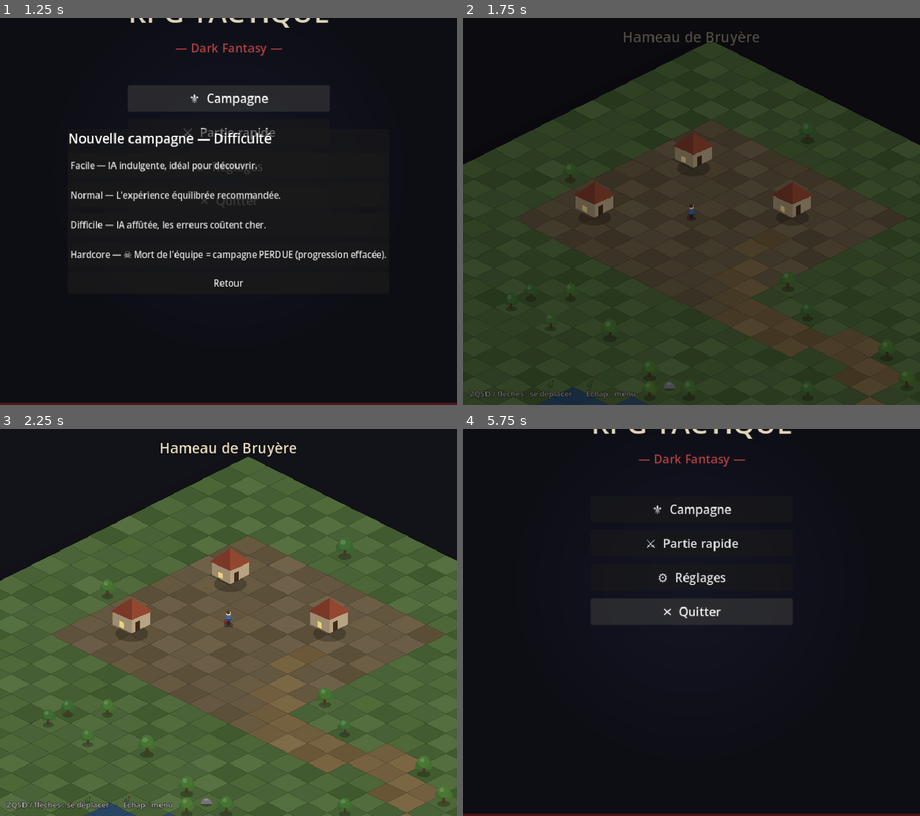
Above: before the commit, frames 1-4 (two rows, left to right).
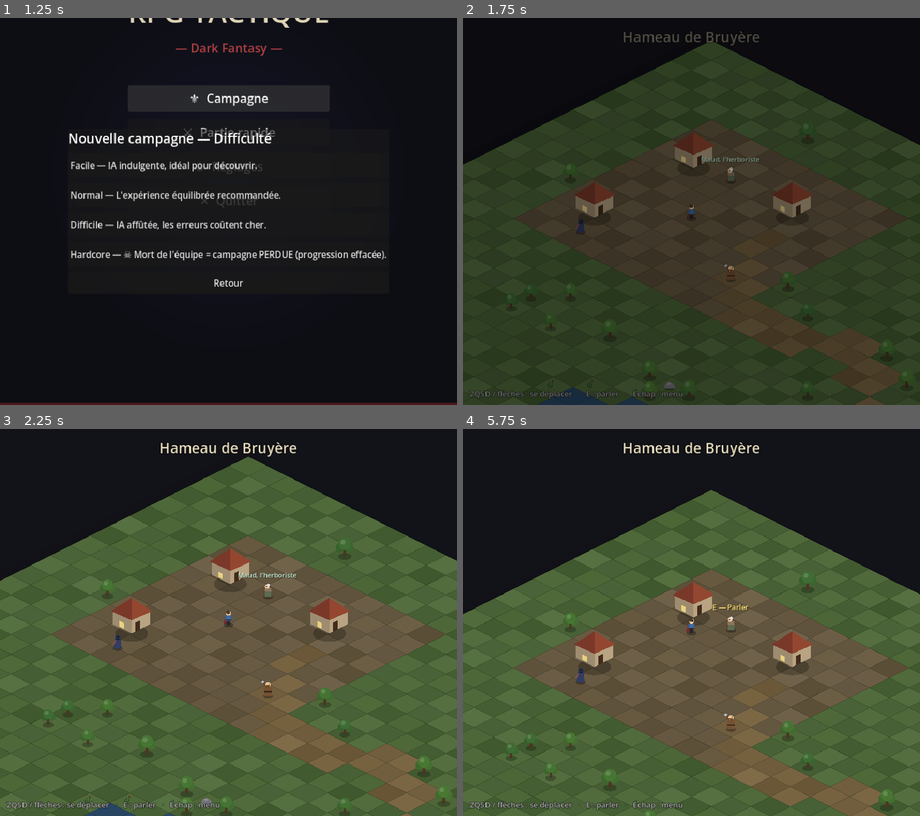
Above: after the commit, the same moments.

Repository: bodji27200-web/mon-jeux-video-
Game: Godot game, scene res://Title.tscn
Two runs of this game, one before a commit and one after it. Both use one fixed random seed, a clock stepped at 60 frames per second and the inputs below.
Inputs (mouse positions are in pixels of both pictures, inside the frame that each line leads up to):
- Up to frame 1 (1.25 s): click "⚜ Campagne" at 0.5 s
- Up to frame 2 (1.75 s): click "Normal — L'expérience équilib…" at 1.25 s
- Up to frame 3 (2.25 s): tap Enter (ui_accept) at 2 s; move the mouse to (205, 699) at 2.02 s; hold W from 2.03 s (still down); tap E at 2.1 s; click (205, 699) at 2.17 s
- Up to frame 4 (5.75 s): tap Enter (ui_accept) at 2.27, 3.02, 4.52, 5.27 s; move the mouse to (828, 680) at 2.77 s; tap E every 0.75 s from 2.85 to 5.1 s; move the mouse to (554, 564) at 3.52 s; release W at 3.53 s; hold A 3.53-5.03 s; move the mouse to (714, 622) at 4.27 s; click (714, 622) at 4.42 s; move the mouse to (622, 525) at 5.02 s; hold S from 5.03 s (still down); tap Escape at 5.65 s

Frame 1 is identical in both runs. In frame 2, 0.3% of the frame differs, in the area x 24-65%, y 35-99%; in frame 3, 0.5%; in frame 4, 70%, in the area x 0-100%, y 0-100%.

Commit message:
Campagne phase 2 : PNJ vivants + dialogues à conséquences
- 3 PNJ dessinés à la main dans le hameau : Maud (herboriste), Garin
  (bûcheron), Sera (étrangère) — touche E pour parler, monde en pause
- Dialogues data-driven à choix : drapeaux mémorisés dans la sauvegarde
  ([campaign] flags), règles d'entrée par PNJ (drapeaux + ennemis vaincus)
- Vraies conséquences : Maud vexée à jamais, quête de Garin (nettoyer le
  bois) qui débloque le Lancier, Sera dénoncée quitte le monde
- Validé headless : spawn, choix, drapeaux, récompense, départ de Sera

https://claude.ai/code/session_01EpgfsrtgHrc32ugg4f27MT

Diff:
--- a/GameData.gd
+++ b/GameData.gd
@@ -536,6 +536,17 @@
 var campaign_difficulty := "normal"  # choisie au début de la campagne ;
                                      # hardcore = mort de l'équipe → campagne effacée
 var campaign_saved_at := ""          # horodatage de la dernière sauvegarde (affiché au menu)
+var campaign_flags := {}             # mémoire des choix (PNJ, quêtes) : clé -> bool
+
+
+# Pose un drapeau de campagne (choix mémorisé) sans sauvegarder (l'appelant
+# regroupe ses set_flag puis appelle save_campaign une seule fois).
+func set_flag(key: String, value := true) -> void:
+	campaign_flags[key] = value
+
+
+func get_flag(key: String) -> bool:
+	return bool(campaign_flags.get(key, false))
 
 
 # Sauvegarde la campagne en l'horodatant (date/heure affichées au menu Campagne).
@@ -548,13 +559,15 @@
 func clear_campaign() -> void:
 	campaign_pos = Vector2(-1, -1)
 	campaign_defeated = []
+	campaign_flags = {}
 	campaign_saved_at = ""
 	save_settings()
 
 
 # Une campagne est-elle en cours (sauvegarde existante) ?
 func has_campaign() -> bool:
-	return campaign_pos.x >= 0.0 or campaign_defeated.size() > 0
+	return campaign_pos.x >= 0.0 or campaign_defeated.size() > 0 \
+			or campaign_flags.size() > 0
 
 
 func _ready() -> void:
@@ -601,6 +614,7 @@
 	cfg.set_value("campaign", "defeated", campaign_defeated)
 	cfg.set_value("campaign", "difficulty", campaign_difficulty)
 	cfg.set_value("campaign", "saved_at", campaign_saved_at)
+	cfg.set_value("campaign", "flags", campaign_flags)
 	cfg.save(SETTINGS_PATH)
 
 
@@ -620,3 +634,4 @@
 	campaign_defeated = cfg.get_value("campaign", "defeated", [])
 	campaign_difficulty = str(cfg.get_value("campaign", "difficulty", "normal"))
 	campaign_saved_at = str(cfg.get_value("campaign", "saved_at", ""))
+	campaign_flags = cfg.get_value("campaign", "flags", {})
--- a/Overworld.gd
+++ b/Overworld.gd
@@ -45,6 +45,116 @@
 	 "team": ["veilleur_murmures"], "hue": Color(0.45, 0.28, 0.66)},
 ]
 
+# --- PNJ du hameau (data-driven : un PNJ = des données, zéro code dédié) ---
+# Chaque PNJ choisit son dialogue d'entrée : première règle satisfaite, sinon
+# "fallback". Une règle = un drapeau requis (+ option "foes_down" : ennemis
+# vaincus requis). "hide_flag" : si ce drapeau est posé, le PNJ a quitté le monde.
+const NPCS := [
+	{"id": "maud", "name": "Maud, l'herboriste", "pos": Vector2(7.6, 6.6), "figure": "herboriste",
+	 "rules": [
+		{"flag": "maud_vexee", "dialogue": "maud_froide"},
+		{"flag": "maud_amie", "dialogue": "maud_revoit"},
+	 ], "fallback": "maud_intro"},
+	{"id": "garin", "name": "Garin, le bûcheron", "pos": Vector2(12.6, 11.6), "figure": "bucheron",
+	 "rules": [
+		{"flag": "garin_recompense", "dialogue": "garin_fin"},
+		{"flag": "garin_accepte", "foes_down": ["loup_solitaire", "rodeurs_bois"],
+		 "dialogue": "garin_reward"},
+		{"flag": "garin_accepte", "dialogue": "garin_attente"},
+		{"flag": "garin_refuse", "dialogue": "garin_retente"},
+	 ], "fallback": "garin_intro"},
+	{"id": "sera", "name": "Sera, l'étrangère", "pos": Vector2(6.4, 13.0), "figure": "etrangere",
+	 "hide_flag": "sera_denoncee",
+	 "rules": [
+		{"flag": "sera_proche", "dialogue": "sera_revoit"},
+	 ], "fallback": "sera_intro"},
+]
+
+# Dialogues : texte + choix. Un choix peut poser des drapeaux ("set"), débloquer
+# une classe ("unlock") et enchaîner sur un autre dialogue ("next", sinon fermer).
+const DIALOGUES := {
+	# — Maud : écouter ou mépriser ; elle s'en souviendra. —
+	"maud_intro": {
+		"speaker": "Maud, l'herboriste",
+		"text": "Encore un qui lorgne vers l'est... Le bois murmure, petit. Ceux qui n'écoutent pas finissent dans la vase. Tu veux le conseil d'une vieille femme ?",
+		"choices": [
+			{"label": "« Je vous écoute. »", "set": {"maud_amie": true}, "next": "maud_conseil"},
+			{"label": "« Gardez vos radotages, la vieille. »", "set": {"maud_vexee": true}, "next": "maud_vexe"},
+		]},
+	"maud_conseil": {
+		"speaker": "Maud, l'herboriste",
+		"text": "Le maître du bois ne se laisse pas fuir : quand on l'affronte, c'est jusqu'au bout. Ses ronces fauchent tout ce qui se serre — n'avance pas en rang d'oignons, écarte tes gens.",
+		"choices": [{"label": "« Merci, Maud. »"}]},
+	"maud_revoit": {
+		"speaker": "Maud, l'herboriste",
+		"text": "Toujours vivant, petit ? Les murmures parlent de toi. Souviens-toi : écartés face aux ronces, et garde celui qui soigne loin des crocs.",
+		"choices": [{"label": "« À bientôt. »"}]},
+	"maud_vexe": {
+		"speaker": "Maud, l'herboriste",
+		"text": "... Comme tu veux. Le bois t'apprendra mieux que moi.",
+		"choices": [{"label": "(Partir)"}]},
+	"maud_froide": {
+		"speaker": "Maud, l'herboriste",
+		"text": "J'ai rien pour les malpolis. Va donc écouter le bois, puisqu'il te tarde.",
+		"choices": [{"label": "(Partir)"}]},
+	# — Garin : un marché ; le tenir récompense (déblocage de classe). —
+	"garin_intro": {
+		"speaker": "Garin, le bûcheron",
+		"text": "J'peux plus couper une bûche : un loup et une bande de rôdeurs squattent ma clairière. Nettoie-moi le bois — le loup ET les rôdeurs — et j'te montre c'que j'sais du métier des armes. Marché conclu ?",
+		"choices": [
+			{"label": "« Marché conclu. »", "set": {"garin_accepte": true, "garin_refuse": false}, "next": "garin_topla"},
+			{"label": "« Débrouille-toi. »", "set": {"garin_refuse": true}, "next": "garin_decu"},
+		]},
+	"garin_topla": {
+		"speaker": "Garin, le bûcheron",
+		"text": "Topez là ! Le loup rôde à l'orée, les rôdeurs plus au fond. Reviens me voir quand c'est fait.",
+		"choices": [{"label": "(Partir)"}]},
+	"garin_decu": {
+		"speaker": "Garin, le bûcheron",
+		"text": "Ouais... comme tout le monde ici. Si tu changes d'avis, tu sais où me trouver.",
+		"choices": [{"label": "(Partir)"}]},
+	"garin_retente": {
+		"speaker": "Garin, le bûcheron",
+		"text": "T'as changé d'avis ? Le marché tient toujours : le loup et les rôdeurs hors de ma clairière, et j'te montre le métier des armes.",
+		"choices": [
+			{"label": "« C'est d'accord. »", "set": {"garin_accepte": true, "garin_refuse": false}, "next": "garin_topla"},
+			{"label": "« Non, toujours pas. »"},
+		]},
+	"garin_attente": {
+		"speaker": "Garin, le bûcheron",
+		"text": "Alors, ce bois ? J'entends encore ces sales bêtes d'ici... Le loup de l'orée et les rôdeurs du fond, et on est quittes.",
+		"choices": [{"label": "« J'y travaille. »"}]},
+	"garin_reward": {
+		"speaker": "Garin, le bûcheron",
+		"text": "Par ma hache, t'as vraiment nettoyé la clairière ! Un marché est un marché : viens là, j'te montre la garde du lancier — c'est comme tenir un grand merlin, regarde...",
+		"choices": [{"label": "« Montre-moi. »", "set": {"garin_recompense": true}, "unlock": "lancier"}]},
+	"garin_fin": {
+		"speaker": "Garin, le bûcheron",
+		"text": "Alors, cette garde de lancier, ça rentre ? Ma clairière te dit merci. Si un jour j'recroise du gibier à problèmes, j'saurai qui appeler.",
+		"choices": [{"label": "« Bon bois, Garin. »"}]},
+	# — Sera : un secret ; le garder ou la dénoncer change le monde. —
+	"sera_intro": {
+		"speaker": "Sera, l'étrangère",
+		"text": "Toi non plus, t'es pas d'ici, pas vrai ?... Bon. Je me cache : les rôdeurs du bois étaient mes frères de route, avant que je déserte. Si le hameau l'apprend, on me chassera. Tu vas leur dire ?",
+		"choices": [
+			{"label": "« Ton secret est en sécurité. »", "set": {"sera_proche": true}, "next": "sera_confiance"},
+			{"label": "« Ces gens méritent la vérité. »", "set": {"sera_denoncee": true}, "next": "sera_chassee"},
+			{"label": "(Ne rien promettre et partir)"},
+		]},
+	"sera_confiance": {
+		"speaker": "Sera, l'étrangère",
+		"text": "Alors tiens, un conseil de déserteuse : les rôdeurs paniquent quand leur meneur tombe en premier. Et... merci. Je ne l'oublierai pas.",
+		"choices": [{"label": "(Partir)"}]},
+	"sera_chassee": {
+		"speaker": "Sera, l'étrangère",
+		"text": "...Je vois. J'aurai quitté le hameau avant la nuit. J'espère que tu sauras vivre avec ce choix — le bois, lui, s'en souviendra.",
+		"choices": [{"label": "(La regarder partir)"}]},
+	"sera_revoit": {
+		"speaker": "Sera, l'étrangère",
+		"text": "Toujours muette, ma langue. Toi, tâche de rester vivant : le meneur d'abord, souviens-toi.",
+		"choices": [{"label": "« Compris. »"}]},
+}
+
 # Damier de sol 2 tons par type de terrain (style diorama du jeu).
 const GROUND_COLORS := {
 	"herbe":   [Color(0.318, 0.420, 0.235), Color(0.270, 0.368, 0.200)],
@@ -66,11 +176,20 @@
 var _camera: Camera2D
 var _player: Walker
 var _foes: Array = []
+var _npcs: Array = []
 var _fade: ColorRect
 var _zone_label: Label
 var _zone_current := ""
 var _locked := false  # vrai pendant la transition vers le combat
 var _grace := 1.5     # délai sans contact au retour de combat (anti re-déclenchement)
+# Dialogue en cours (le monde est en pause pendant qu'on parle).
+const TALK_RANGE := 1.6
+var _talking := false
+var _dlg_npc: Walker = null
+var _dlg_panel: PanelContainer
+var _dlg_speaker: Label
+var _dlg_text: Label
+var _dlg_choices: VBoxContainer
 
 
 func _ready() -> void:
@@ -237,6 +356,19 @@
 		w.wander_target = fs.pos
 		_entities.add_child(w)
 		_foes.append(w)
+	# PNJ du hameau (sauf ceux qui ont quitté le monde suite à un choix).
+	for n in NPCS:
+		if n.has("hide_flag") and GameData.get_flag(n.hide_flag):
+			continue
+		var w := Walker.new()
+		w.kind = "npc"
+		w.npc_id = n.id
+		w.figure = n.figure
+		w.label = n.name
+		w.mpos = n.pos
+		w.position = map_to_world(n.pos)
+		_entities.add_child(w)
+		_npcs.append(w)
 	# Caméra qui suit le joueur, bornée à la maquette.
 	_camera = Camera2D.new()
 	_camera.position_smoothing_enabled = true
@@ -263,13 +395,36 @@
 	_zone_label.add_theme_constant_override("outline_size", 6)
 	layer.add_child(_zone_label)
 	var hint := Label.new()
-	hint.text = "ZQSD / flèches : se déplacer   ·   Échap : menu"
+	hint.text = "ZQSD / flèches : se déplacer   ·   E : parler   ·   Échap : menu"
 	hint.position = Vector2(12, 704 - 30)
 	hint.add_theme_font_size_override("font_size", 14)
 	hint.add_theme_color_override("font_color", Color(0.85, 0.85, 0.85, 0.8))
 	hint.add_theme_color_override("font_outline_color", Color(0, 0, 0, 0.8))
 	hint.add_theme_constant_override("outline_size", 4)
 	layer.add_child(hint)
+	# Boîte de dialogue (cachée par défaut) : nom du PNJ, texte, choix cliquables.
+	_dlg_panel = PanelContainer.new()
+	_dlg_panel.position = Vector2(56, 440)
+	_dlg_panel.custom_minimum_size = Vector2(720, 0)
+	_dlg_panel.visible = false
+	layer.add_child(_dlg_panel)
+	var vb := VBoxContainer.new()
+	vb.add_theme_constant_override("separation", 8)
+	_dlg_panel.add_child(vb)
+	_dlg_speaker = Label.new()
+	_dlg_speaker.add_theme_font_size_override("font_size", 20)
+	_dlg_speaker.add_theme_color_override("font_color", Color(0.95, 0.82, 0.45))
+	vb.add_child(_dlg_speaker)
+	_dlg_text = Label.new()
+	_dlg_text.autowrap_mode = TextServer.AUTOWRAP_WORD_SMART
+	_dlg_text.custom_minimum_size = Vector2(700, 0)
+	_dlg_text.add_theme_font_size_override("font_size", 17)
+	_dlg_text.add_theme_color_override("font_color", Color(0.92, 0.90, 0.84))
+	vb.add_child(_dlg_text)
+	_dlg_choices = VBoxContainer.new()
+	_dlg_choices.add_theme_constant_override("separation", 4)
+	vb.add_child(_dlg_choices)
+
 	_fade = ColorRect.new()
 	_fade.position = Vector2.ZERO
 	_fade.size = Vector2(832, 704)
@@ -283,9 +438,10 @@
 func _process(delta: float) -> void:
 	if _grace > 0.0:
 		_grace -= delta
-	if not _locked:
+	if not _locked and not _talking:
 		_move_player(delta)
 		_update_foes(delta)
+		_update_npcs()
 	_player.position = map_to_world(_player.mpos)
 	for f in _foes:
 		f.position = map_to_world(f.mpos)
@@ -294,10 +450,140 @@
 
 
 func _unhandled_input(event: InputEvent) -> void:
-	if event is InputEventKey and event.pressed and event.keycode == KEY_ESCAPE and not _locked:
+	if not (event is InputEventKey) or not event.pressed or _locked:
+		return
+	if event.keycode == KEY_ESCAPE:
+		if _talking:
+			_close_dialogue()
+			return
 		GameData.campaign_pos = _player.mpos
 		GameData.save_campaign()
 		get_tree().change_scene_to_file("res://Title.tscn")
+	# E : parler au PNJ à portée (les choix se font à la souris).
+	if event.physical_keycode == KEY_E and not _talking:
+		var npc := _nearest_npc()
+		if npc:
+			_open_dialogue(npc)
+
+
+# PNJ : immobiles, mais se tournent vers le joueur proche (et affichent l'invite).
+func _update_npcs() -> void:
+	for n in _npcs:
+		var dist: float = n.mpos.distance_to(_player.mpos)
+		n.show_label = dist < 4.0
+		n.prompt = dist < TALK_RANGE
+		if dist < 4.0:
+			var wx := map_to_world(_player.mpos).x - map_to_world(n.mpos).x
+			if absf(wx) > 4.0:
+				n.face = 1.0 if wx > 0.0 else -1.0
+
+
+func _nearest_npc() -> Walker:
+	var best: Walker = null
+	var best_d := TALK_RANGE
+	for n in _npcs:
+		var d: float = n.mpos.distance_to(_player.mpos)
+		if d < best_d:
+			best_d = d
+			best = n
+	return best
+
+
+# --- Dialogues à choix (data-driven : NPCS + DIALOGUES) ---
+
+# Choisit le dialogue d'entrée d'un PNJ : première règle satisfaite, sinon fallback.
+func _npc_entry_dialogue(npc_id: String) -> String:
+	for n in NPCS:
+		if n.id != npc_id:
+			continue
+		for r in n.get("rules", []):
+			if not GameData.get_flag(r.flag):
+				continue
+			var ok := true
+			for foe_id in r.get("foes_down", []):
+				if not GameData.campaign_defeated.has(foe_id):
+					ok = false
+					break
+			if ok:
+				return r.dialogue
+		return n.fallback
+	return ""
+
+
+func _open_dialogue(npc: Walker) -> void:
+	var did := _npc_entry_dialogue(npc.npc_id)
+	if did == "" or not DIALOGUES.has(did):
+		return
+	_talking = true
+	_dlg_npc = npc
+	_player.moving = false
+	Audio.play_sfx("click")
+	_show_dialogue(did)
+
+
+func _show_dialogue(did: String) -> void:
+	var d: Dictionary = DIALOGUES[did]
+	_dlg_speaker.text = str(d.speaker)
+	_dlg_text.text = str(d.text)
+	for c in _dlg_choices.get_children():
+		c.queue_free()
+	for choice in d.choices:
+		var b := Button.new()
+		b.text = str(choice.label)
+		b.alignment = HORIZONTAL_ALIGNMENT_LEFT
+		b.focus_mode = Control.FOCUS_NONE
+		b.custom_minimum_size = Vector2(0, 34)
+		var ch: Dictionary = choice
+		b.pressed.connect(func(): _on_choice(ch))
+		_dlg_choices.add_child(b)
+	_dlg_panel.visible = true
+
+
+func _on_choice(choice: Dictionary) -> void:
+	Audio.play_sfx("click")
+	var changed := false
+	for key in choice.get("set", {}):
+		GameData.set_flag(key, bool(choice.set[key]))
+		changed = true
+	# Récompense : déblocage d'une classe par l'exploration (vision du jeu).
+	var cid: String = str(choice.get("unlock", ""))
+	if cid != "" and not GameData.is_unlocked(cid):
+		GameData.unlocked.append(cid)
+		changed = true
+		_announce("⚔ Classe débloquée : %s !" % str(GameData.CLASSES[cid].name))
+	if changed:
+		GameData.campaign_pos = _player.mpos
+		GameData.save_campaign()
+	if choice.has("next"):
+		_show_dialogue(str(choice.next))
+	else:
+		_close_dialogue()
+
+
+func _close_dialogue() -> void:
+	_dlg_panel.visible = false
+	_talking = false
+	# Un choix peut chasser le PNJ du monde (ex : Sera dénoncée) : il s'en va.
+	if _dlg_npc:
+		for n in NPCS:
+			if n.id == _dlg_npc.npc_id and n.has("hide_flag") \
+					and GameData.get_flag(n.hide_flag):
+				_npcs.erase(_dlg_npc)
+				var leaving: Walker = _dlg_npc
+				var tw := create_tween()
+				tw.tween_property(leaving, "modulate:a", 0.0, 1.2)
+				tw.tween_callback(leaving.queue_free)
+	_dlg_npc = null
+
+
+# Annonce dorée au centre (réutilise le label de zone, rendu à la zone après 3 s).
+var _announce_t := 0.0
+func _announce(msg: String) -> void:
+	_announce_t = 3.0
+	_zone_current = ""  # forcera le retour au nom de zone après l'annonce
+	_zone_label.text = msg
+	_zone_label.add_theme_color_override("font_color", Color(1.0, 0.86, 0.35))
+	_zone_label.modulate.a = 1.0
 
 
 # Déplacement libre : touches physiques WASD (= ZQSD sur clavier français) + flèches.
@@ -418,6 +704,9 @@
 
 
 func _update_zone() -> void:
+	if _announce_t > 0.0:
+		_announce_t -= get_process_delta_time()
+		return
 	var z := _zone_name(_player.mpos)
 	if z == _zone_current:
 		return
@@ -501,7 +790,7 @@
 # Visuels volontairement distincts de ceux du combat : petites silhouettes
 # de voyage (cape, marche balancée) et rôdeurs encapuchonnés aux yeux luisants.
 class Walker extends Node2D:
-	var kind := "player"  # "player" | "foe"
+	var kind := "player"  # "player" | "foe" | "npc"
 	var mpos := Vector2.ZERO  # position dans la carte (en tuiles, continue)
 	var phase := 0.0
 	var moving := false
@@ -510,6 +799,9 @@
 	var tier := 1
 	var team: Array = []
 	var foe_id := ""
+	var npc_id := ""
+	var figure := ""        # visuel du PNJ ("herboriste", "bucheron", "etrangere")
+	var prompt := false     # à portée de parole : affiche « E — Parler »
 	var label := ""
 	var show_label := false
 	var chasing := false
@@ -524,15 +816,74 @@
 	func _draw() -> void:
 		# Ombre de contact (hors miroir, elle est symétrique).
 		draw_set_transform(Vector2.ZERO, 0.0, Vector2(1.0, 0.5))
-		draw_circle(Vector2.ZERO, 9.0 if kind == "player" else 8.0 + 2.0 * tier,
+		draw_circle(Vector2.ZERO, 9.0 if kind != "foe" else 8.0 + 2.0 * tier,
 				Color(0.0, 0.0, 0.0, 0.30))
 		draw_set_transform(Vector2.ZERO, 0.0, Vector2(face, 1.0))
-		if kind == "player":
-			_draw_player()
-		else:
-			_draw_foe()
+		match kind:
+			"player":
+				_draw_player()
+			"npc":
+				_draw_npc()
+			_:
+				_draw_foe()
 		draw_set_transform(Vector2.ZERO, 0.0, Vector2.ONE)
 		_draw_overhead()
+
+	# PNJ du hameau : trois habitants dessinés à la main, respiration lente.
+	func _draw_npc() -> void:
+		var b := sin(phase) * 0.5  # respiration (les PNJ ne marchent pas, v1)
+		match figure:
+			"herboriste":
+				# Vieille femme : robe vert-gris, châle, chignon blanc, canne.
+				draw_colored_polygon(PackedVector2Array([
+					Vector2(-4.5, -16.0 + b), Vector2(4.5, -16.0 + b),
+					Vector2(6.5, 0.0), Vector2(-6.5, 0.0)]), Color(0.36, 0.42, 0.32))
+				draw_colored_polygon(PackedVector2Array([
+					Vector2(-5.5, -16.5 + b), Vector2(5.5, -16.5 + b),
+					Vector2(6.5, -10.0 + b), Vector2(-6.5, -10.0 + b)]),
+					Color(0.55, 0.46, 0.36))  # châle
+				# Tête penchée (dos voûté) + chignon blanc.
+				draw_circle(Vector2(1.5, -19.5 + b), 4.2, Color(0.90, 0.76, 0.62))
+				draw_circle(Vector2(-0.5, -22.0 + b), 2.8, Color(0.88, 0.88, 0.86))
+				draw_circle(Vector2(3.0, -19.2 + b), 0.8, Color(0.12, 0.10, 0.12))
+				# Canne tenue devant.
+				draw_line(Vector2(6.5, -12.0 + b), Vector2(8.0, 0.0), Color(0.38, 0.26, 0.14), 2.0)
+			"bucheron":
+				# Costaud : tunique brune, ceinture, barbe, hache sur l'épaule.
+				draw_colored_polygon(PackedVector2Array([
+					Vector2(-6.5, -17.0 + b), Vector2(6.5, -17.0 + b),
+					Vector2(7.5, 0.0), Vector2(-7.5, 0.0)]), Color(0.46, 0.32, 0.20))
+				draw_rect(Rect2(-7.0, -9.0 + b, 14.0, 2.4), Color(0.22, 0.16, 0.10))
+				# Tête + barbe fournie.
+				draw_circle(Vector2(0.0, -21.0 + b), 4.8, Color(0.92, 0.76, 0.58))
+				draw_colored_polygon(PackedVector2Array([
+					Vector2(-4.0, -20.0 + b), Vector2(4.0, -20.0 + b),
+					Vector2(0.0, -13.5 + b)]), Color(0.42, 0.28, 0.16))
+				draw_circle(Vector2(2.0, -21.8 + b), 0.9, Color(0.12, 0.10, 0.12))
+				# Hache posée sur l'épaule (manche + fer).
+				draw_line(Vector2(-3.0, -16.0 + b), Vector2(-10.0, -26.0 + b), Color(0.40, 0.28, 0.15), 2.4)
+				draw_colored_polygon(PackedVector2Array([
+					Vector2(-10.0, -29.0 + b), Vector2(-6.0, -27.0 + b),
+					Vector2(-10.0, -23.5 + b), Vector2(-13.0, -26.0 + b)]),
+					Color(0.72, 0.74, 0.80))
+			"etrangere":
+				# Voyageuse : cape bleu nuit, capuche, visage dans l'ombre, yeux pâles.
+				draw_colored_polygon(PackedVector2Array([
+					Vector2(-5.5, -17.0 + b), Vector2(5.5, -17.0 + b),
+					Vector2(7.0, 0.0), Vector2(-7.0, 0.0)]), Color(0.20, 0.24, 0.38))
+				draw_circle(Vector2(0.0, -20.0 + b), 5.2, Color(0.16, 0.20, 0.32))
+				_npc_ellipse(Vector2(0.5, -19.5 + b), 3.4, 2.8, Color(0.08, 0.08, 0.12))
+				draw_circle(Vector2(-0.8, -19.8 + b), 0.8, Color(0.75, 0.85, 0.95))
+				draw_circle(Vector2(2.0, -19.8 + b), 0.8, Color(0.75, 0.85, 0.95))
+				# Écharpe qui dépasse de la cape.
+				draw_line(Vector2(-4.0, -15.0 + b), Vector2(-7.5, -8.0 + b), Color(0.55, 0.30, 0.30), 2.2)
+
+	func _npc_ellipse(center: Vector2, rx: float, ry: float, color: Color) -> void:
+		var pts := PackedVector2Array()
+		for i in 14:
+			var a := TAU * i / 14.0
+			pts.append(center + Vector2(cos(a) * rx, sin(a) * ry))
+		draw_colored_polygon(pts, color)
 
 	func _draw_player() -> void:
 		var b := sin(phase) * (1.4 if moving else 0.5)  # rebond de marche
@@ -594,9 +945,21 @@
 
 	# Textes au-dessus de la tête (hors miroir pour ne pas écrire à l'envers).
 	func _draw_overhead() -> void:
+		var font := ThemeDB.fallback_font
+		if kind == "npc":
+			if prompt:
+				draw_string(font, Vector2(-60.0, -36.0), "E — Parler",
+						HORIZONTAL_ALIGNMENT_CENTER, 120, 13, Color(0.0, 0.0, 0.0, 0.7))
+				draw_string(font, Vector2(-61.0, -37.0), "E — Parler",
+						HORIZONTAL_ALIGNMENT_CENTER, 120, 13, Color(1.0, 0.88, 0.45))
+			elif show_label:
+				draw_string(font, Vector2(-60.0, -34.0), label,
+						HORIZONTAL_ALIGNMENT_CENTER, 120, 12, Color(0.0, 0.0, 0.0, 0.7))
+				draw_string(font, Vector2(-61.0, -35.0), label,
+						HORIZONTAL_ALIGNMENT_CENTER, 120, 12, Color(0.80, 0.95, 0.85))
+			return
 		if kind != "foe":
 			return
-		var font := ThemeDB.fallback_font
 		var s := 0.85 + 0.18 * float(tier)
 		if chasing:
 			draw_string(font, Vector2(-4.0, -30.0 * s - 6.0), "!",
Not shown, changed: CLAUDE.md
